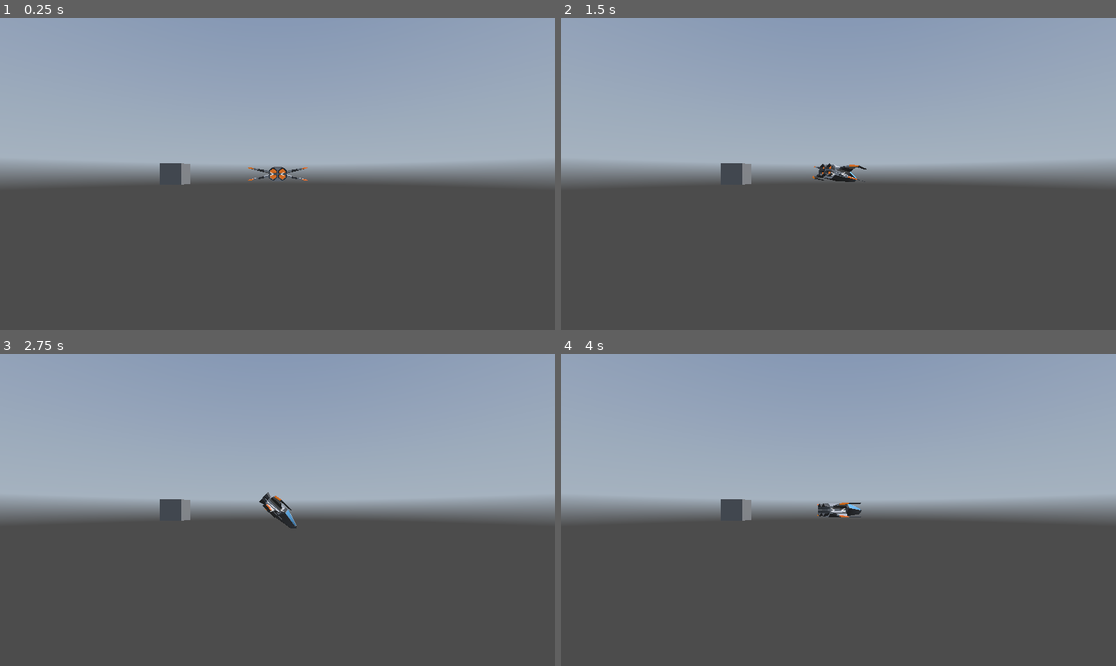
Above: before the commit, frames 1-4 (two rows, left to right).
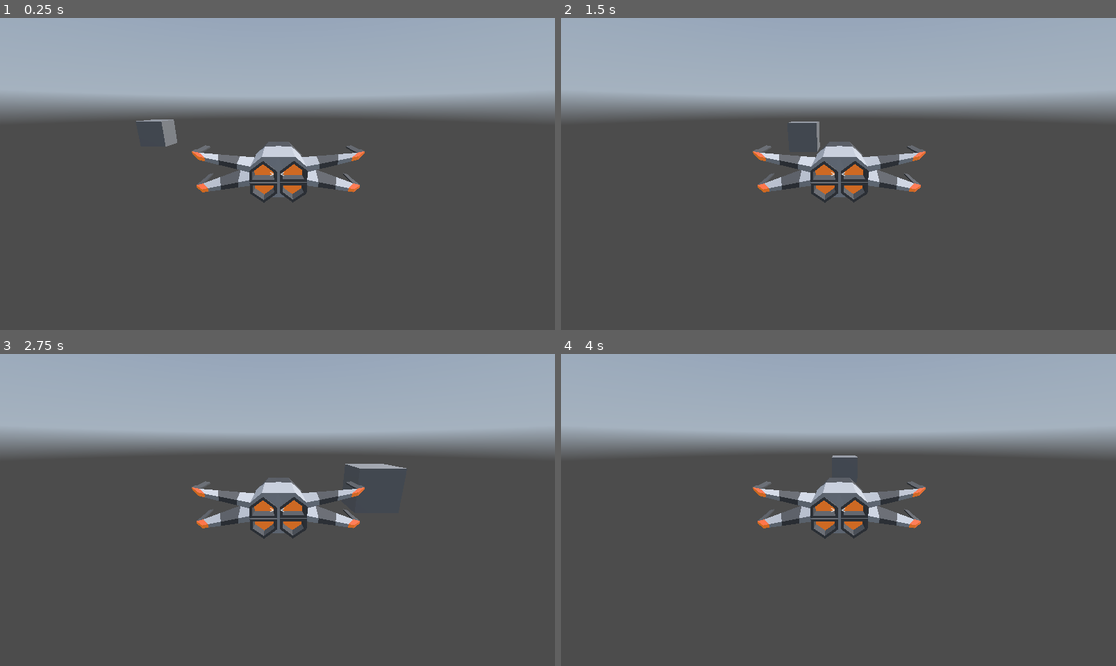
Above: after the commit, the same moments.

Repository: matousposp08/SpaceGame
Game: Godot game, scene res://scenes/root.tscn
Two runs of this game, one before a commit and one after it. Both use one fixed random seed, a clock stepped at 60 frames per second and the inputs below. A sky picture missing from this copy of the repository is replaced by a grey-blue gradient.
Inputs:
- Up to frame 1 (0.25 s): no input
- Up to frame 2 (1.5 s): tap Enter (ui_accept) at 0.5, 0.6, 0.77, 1.07, 1.35 s; hold Right (ui_right) 0.53-1.28 s; hold Down (ui_down) from 1.28 s (still down)
- Up to frame 3 (2.75 s): tap Enter (ui_accept) at 1.52, 1.82, 2.1 s; release Down (ui_down) at 2.03 s; hold Right (ui_right) from 2.03 s (still down)
- Up to frame 4 (4 s): release Right (ui_right) at 2.78 s; hold Up (ui_up) 2.78-3.53 s; tap Enter (ui_accept) at 2.85, 3.02, 3.32, 3.6, 3.77 s; hold Left (ui_left) from 3.53 s (still down)

The runs differ from the first frame. In frame 1, 26% of the frame differs, in the area x 0-100%, y 25-60%; in frame 2, 26%; in frame 3, 26%; in frame 4, 26%.
Error before the commit: Invalid access to property or key 'global_position' on a base object of type 'Nil'. (res://scripts/reticle.gd:14)

Commit message:
player: remake player scene

Diff:
--- a/Dogfights/scenes/root.tscn
+++ b/Dogfights/scenes/root.tscn
@@ -1,8 +1,7 @@
-[gd_scene load_steps=8 format=3 uid="uid://de538c62welpc"]
+[gd_scene load_steps=7 format=3 uid="uid://de538c62welpc"]
 
 [ext_resource type="Texture2D" uid="uid://gqdtxl4r2dox" path="res://textures/SolAsteroidBeltHDRI.png" id="1_31hwd"]
-[ext_resource type="PackedScene" uid="uid://ceghakcn3j0oh" path="res://scenes/player_move_plane.tscn" id="2_twbn6"]
-[ext_resource type="Script" path="res://scripts/smooth_follow.gd" id="5_b133x"]
+[ext_resource type="PackedScene" uid="uid://b443ceba685uv" path="res://scenes/ship.tscn" id="3_nsaci"]
 [ext_resource type="Script" path="res://scripts/reticle.gd" id="6_pof7r"]
 
 [sub_resource type="PanoramaSkyMaterial" id="PanoramaSkyMaterial_hi0hg"]
@@ -27,19 +26,6 @@
 
 [node name="WorldEnvironment" type="WorldEnvironment" parent="Scenery"]
 environment = SubResource("Environment_x4t8m")
-
-[node name="PlayerMovePlane" parent="." instance=ExtResource("2_twbn6")]
-local_space = false
-
-[node name="PlayerFollower" type="Node3D" parent="."]
-transform = Transform3D(1, 0, 0, 0, 1, 0, 0, 0, 1, 0, 0, -5)
-script = ExtResource("5_b133x")
-distance = 2.0
-height = 0.75
-rotation_damping = 3.25
-
-[node name="Camera3D" type="Camera3D" parent="PlayerFollower"]
-transform = Transform3D(-1, 0, 8.74228e-08, 0, 1, 0, -8.74228e-08, 0, -1, 0, 0, 0)
 
 [node name="HUD" type="CanvasLayer" parent="."]
 
@@ -70,3 +56,6 @@
 text = ">   <"
 horizontal_alignment = 1
 vertical_alignment = 1
+
+[node name="plane" parent="." instance=ExtResource("3_nsaci")]
+transform = Transform3D(0.1, 0, 0, 0, 0.1, 0, 0, 0, 0.1, 0, 0, 0)
--- /dev/null
+++ b/Dogfights/scenes/ship.tscn
@@ -0,0 +1,26 @@
+[gd_scene load_steps=5 format=3 uid="uid://b443ceba685uv"]
+
+[ext_resource type="Script" path="res://scripts/plane.gd" id="1_6vsd0"]
+[ext_resource type="PackedScene" uid="uid://6vf4hbcww1sg" path="res://ship.glb" id="2_glmua"]
+
+[sub_resource type="BoxShape3D" id="BoxShape3D_yc67g"]
+
+[sub_resource type="BoxShape3D" id="BoxShape3D_kkqu5"]
+
+[node name="plane" type="CharacterBody3D"]
+script = ExtResource("1_6vsd0")
+
+[node name="ship" parent="." instance=ExtResource("2_glmua")]
+
+[node name="CollisionShape3D" type="CollisionShape3D" parent="."]
+transform = Transform3D(23, 0, 0, 0, 6, 0, 0, 0, 20, 0, 0, 0)
+shape = SubResource("BoxShape3D_yc67g")
+
+[node name="Area3D" type="Area3D" parent="."]
+
+[node name="CollisionShape3D" type="CollisionShape3D" parent="Area3D"]
+transform = Transform3D(23, 0, 0, 0, 6, 0, 0, 0, 20, 0, 0, 0)
+shape = SubResource("BoxShape3D_kkqu5")
+
+[node name="Camera3D" type="Camera3D" parent="."]
+transform = Transform3D(-1, 2.44053e-16, 8.74228e-08, 2.71123e-08, 0.950695, 0.310129, -8.31124e-08, 0.310129, -0.950695, 2.08165e-12, 10, -36.1968)
--- /dev/null
+++ b/Dogfights/scripts/plane.gd
@@ -0,0 +1,31 @@
+extends CharacterBody3D
+
+
+const SPEED = 5.0
+const JUMP_VELOCITY = 4.5
+
+# Get the gravity from the project settings to be synced with RigidBody nodes.
+var gravity = ProjectSettings.get_setting("physics/3d/default_gravity")
+
+
+func _physics_process(delta):
+	# Add the gravity.
+	#if not is_on_floor():
+	#	velocity.y -= gravity * delta
+
+	# Handle jump.
+	if Input.is_action_just_pressed("ui_accept") and is_on_floor():
+		velocity.y = JUMP_VELOCITY
+
+	# Get the input direction and handle the movement/deceleration.
+	# As good practice, you should replace UI actions with custom gameplay actions.
+	var input_dir = Input.get_vector("ui_left", "ui_right", "ui_up", "ui_down")
+	var direction = (transform.basis * Vector3(input_dir.x, 0, input_dir.y)).normalized()
+	if direction:
+		velocity.x = direction.x * SPEED
+		velocity.z = direction.z * SPEED
+	else:
+		velocity.x = move_toward(velocity.x, 0, SPEED)
+		velocity.z = move_toward(velocity.z, 0, SPEED)
+
+	move_and_slide()
--- a/Dogfights/scripts/reticle.gd
+++ b/Dogfights/scripts/reticle.gd
@@ -11,7 +11,8 @@
 
 # Called every frame. 'delta' is the elapsed time since the previous frame.
 func _process(_delta):
-	var pos = aim_at_object.global_position
-	var cam = get_tree().root.get_camera_3d()
-	var screenPos = cam.unproject_position(pos)
-	global_position = screenPos
+	pass
+	#var pos = aim_at_object.global_position
+	#var cam = get_tree().root.get_camera_3d()
+	#var screenPos = cam.unproject_position(pos)
+	#global_position = screenPos
